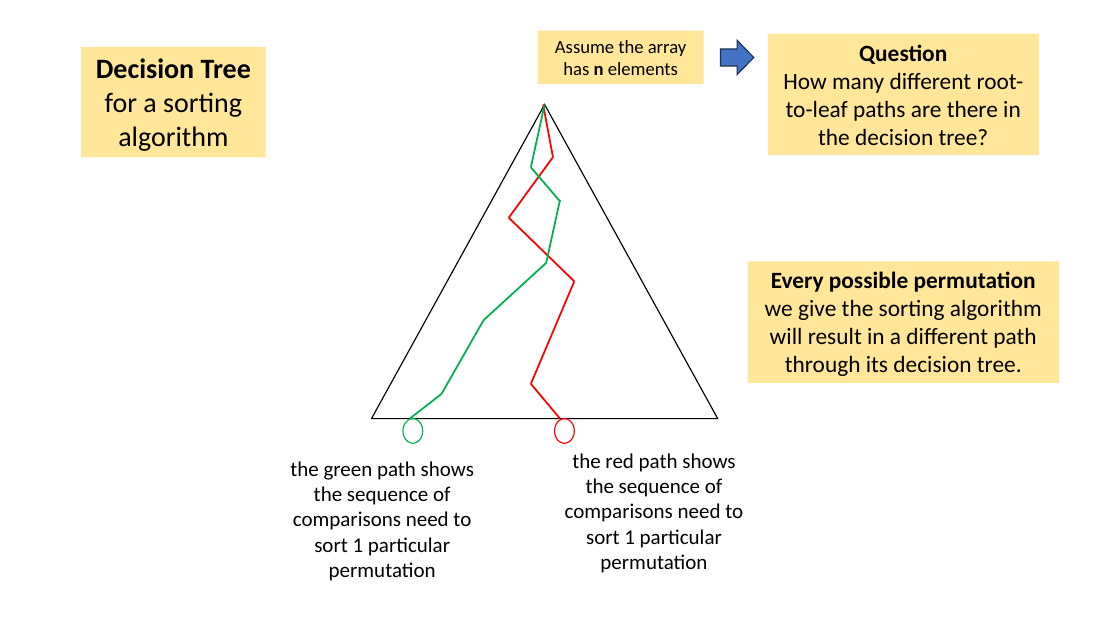
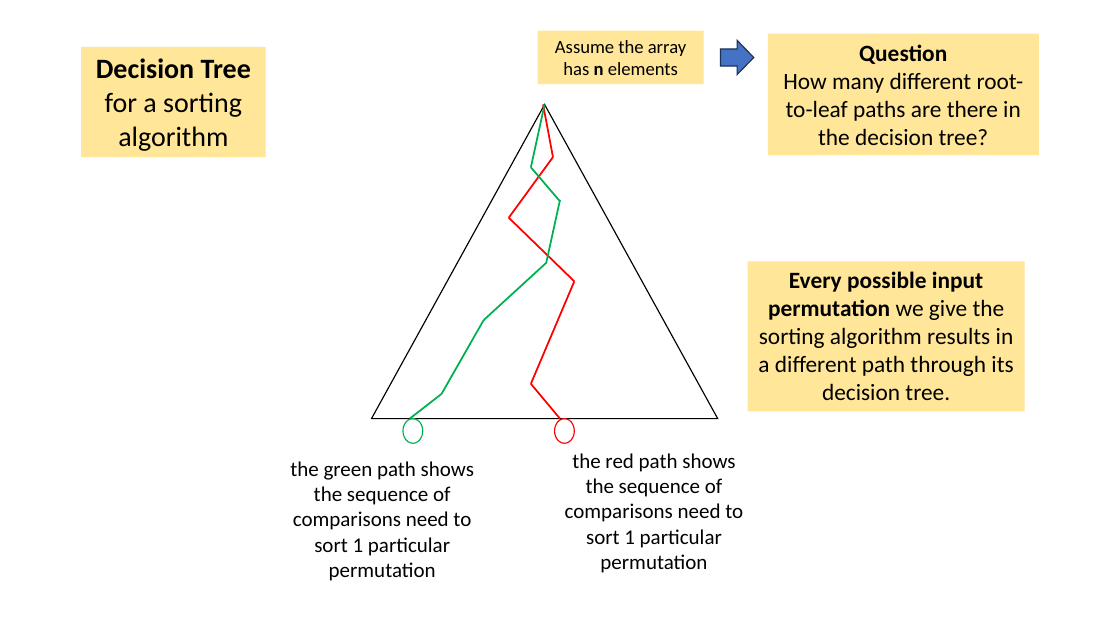
Before and after one commit to tjd1234/cmpt225fall2023, a slide deck: slide 62 of lecture_notes/week9/week9_sorting.pptx. Drawn at 1120x630 pixels with LibreOffice and Linux fonts; fonts in the diff are those of the drawing. Boxes give left, top, right and bottom in pixels: in the first picture for what was removed or moved away, otherwise in the second. Text is boxed around its words. In the diff, an @@ line names an element or a change of style, - is before the commit and + after.

```diff
--- a/lecture_notes/week9/week9_sorting.pptx
+++ b/lecture_notes/week9/week9_sorting.pptx
@@ rectangle "Every possible input permutation we ...": place and size @@
-rectangle "Every possible input permutation we ..." at box(748, 261, 1060, 383)
+rectangle "Every possible input permutation we ..." at box(748, 261, 1025, 411)
@@ text in rectangle at box(758, 271, 1014, 400): text changed @@
-Every possible permutation we give the sorting algorithm will result in a different path through its decision tree.
+Every possible input permutation we give the sorting algorithm results in a different path through its decision tree.
```
Also in this commit, not shown: 27 other slides changed, 3 slides added, 1 slide removed, 2 other files.
